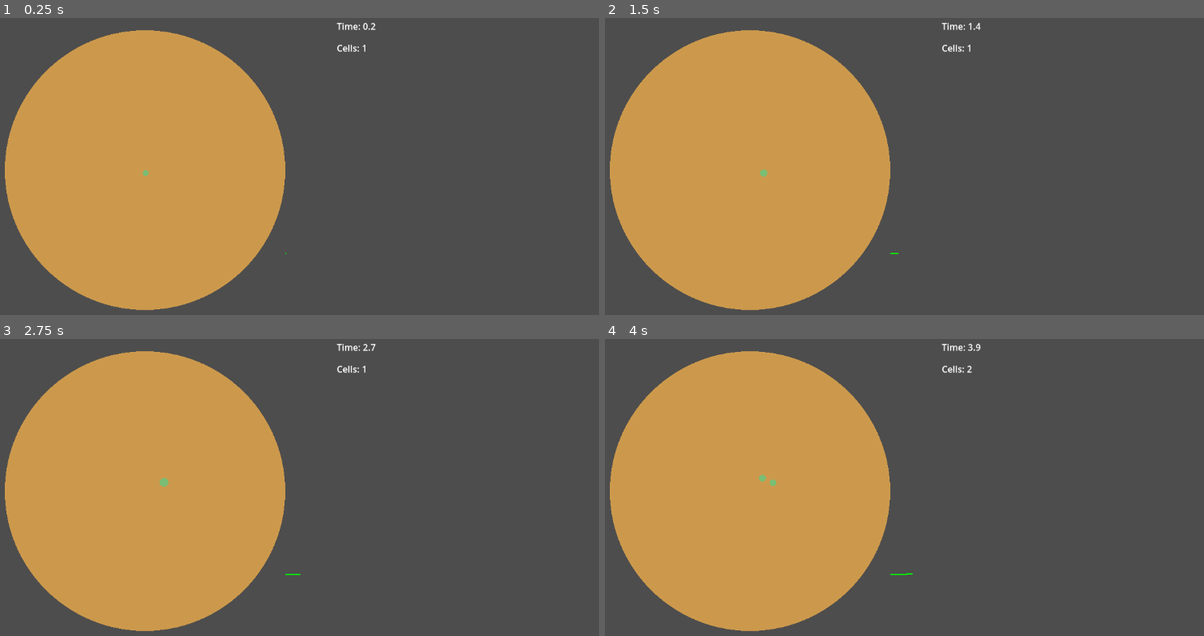
Above: before the commit, frames 1-4 (two rows, left to right).
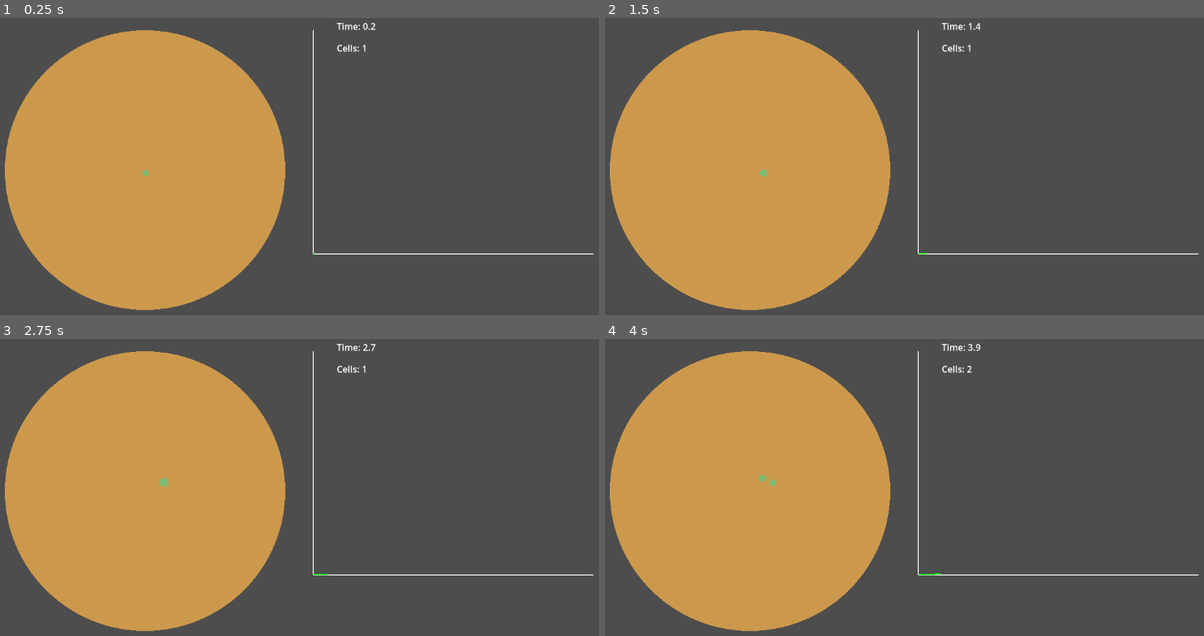
Above: after the commit, the same moments.

Repository: MathCool974/cells-godot
Game: Godot game, scene res://main.tscn
The game is run twice, just before and just after one commit, with the same random seed, the same clock (stepped at 60 frames per second) and the same inputs.
Inputs:
- Up to frame 1 (0.25 s): no input
- Up to frame 2 (1.5 s): tap Enter at 0.5 s; tap Space at 1.25 s
- Up to frame 3 (2.75 s): tap Enter at 2 s
- Up to frame 4 (4 s): tap Space at 2.75 s; tap Enter at 3.5 s

The runs differ from the first frame. In frame 1, 0.4% of the frame differs, in the area x 47-100%, y 4-80%; in frame 2, 0.4%; in frame 3, 0.4%; in frame 4, 0.4%.

Commit message:
Adding axes to the plot

Diff:
--- a/main.gd
+++ b/main.gd
@@ -13,16 +13,26 @@
 # Setting up for charting
 @onready var time_elapsed_label = $TimeLabel
 @onready var cell_count_label = $CountLabel # Optional label to show the number of cells
-@onready var line_chart = $Line2D  # Reference to the Line2D node
+@onready var line_chart = $LinePlot  # Reference to the Line2D node
+@onready var axis_x = $AxisX # x axis
+@onready var axis_y = $AxisY # y axis
 # Dynamic variables
 var time_elapsed: float = 0
 var next_plot_time: float = 0
 var data_points = []  # List to store the time and cell count data
+var axis_x_points = [Vector2(0,0), Vector2(500,0)]
+var axis_y_points = [Vector2(0,0), Vector2(0,-400)]
 
 func _ready():
 	# Settting up the chart
 	line_chart.width = line_chart_width
+	axis_x.width = line_chart_width
+	axis_y.width = line_chart_width
 	line_chart.default_color = line_chart_color
+	axis_x.default_color = Color.WHITE
+	axis_y.default_color = Color.WHITE
+	axis_x.points = axis_x_points
+	axis_y.points = axis_y_points
 	# Setting up the polygon shape
 	var radius = petri_dish_size  # Assuming a circular Petri dish
 	var points = []
--- a/main.tscn
+++ b/main.tscn
@@ -28,7 +28,13 @@
 offset_right = 497.0
 offset_bottom = -199.0
 
-[node name="Line2D" type="Line2D" parent="."]
-position = Vector2(250, 150)
+[node name="AxisX" type="Line2D" parent="."]
+position = Vector2(300, 150)
+
+[node name="AxisY" type="Line2D" parent="."]
+position = Vector2(300, 150)
+
+[node name="LinePlot" type="Line2D" parent="."]
+position = Vector2(300, 150)
 
 [node name="Cell" parent="." instance=ExtResource("2_l3l86")]
--- a/project.godot
+++ b/project.godot
@@ -12,7 +12,7 @@
 
 config/name="Cells"
 run/main_scene="res://main.tscn"
-config/features=PackedStringArray("4.3", "Forward Plus")
+config/features=PackedStringArray("4.4", "Forward Plus")
 config/icon="res://icon.svg"
 
 [editor_plugins]
Not shown, added: cell.gd.uid
Not shown: 1 places in cell.tscn that only renumber resources
Not shown, added: main.gd.uid
Not shown: 1 places in main.tscn that only renumber resources
